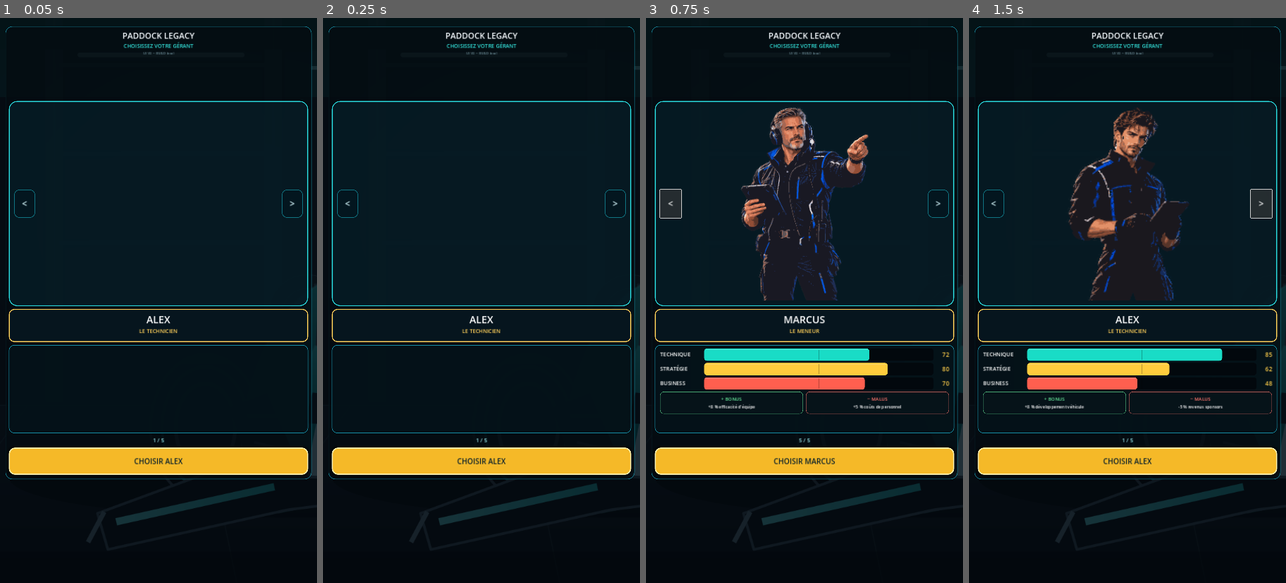
Above: before the commit, frames 1-4 (left to right).
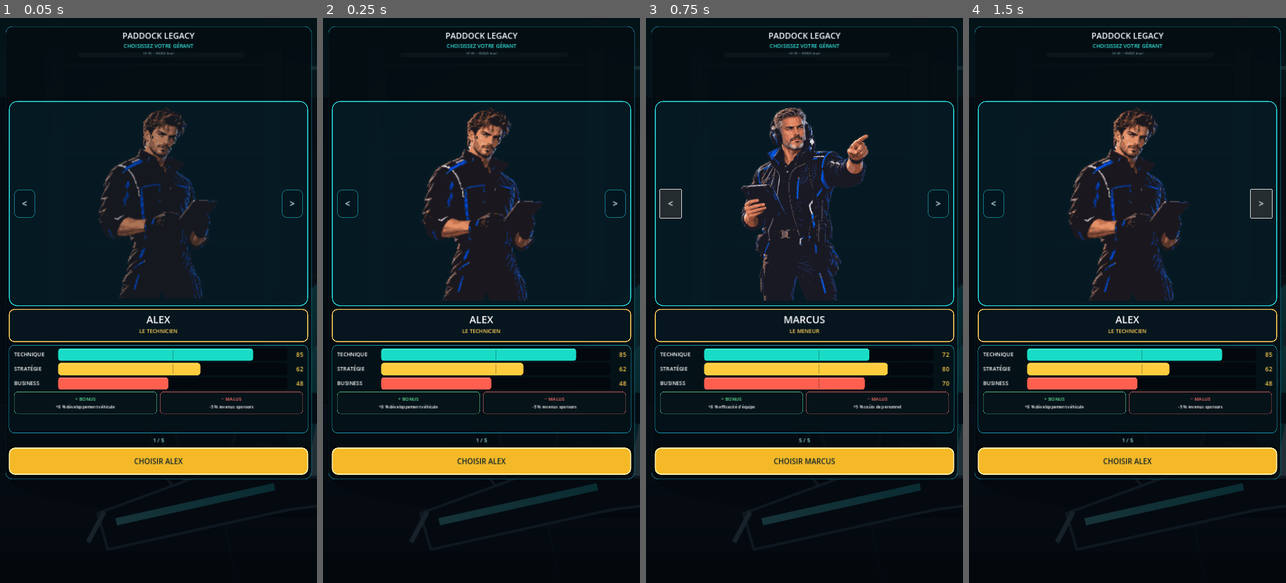
Above: after the commit, the same moments.

Repository: guiluteguilute-bit/paddock-legacy
Game: Godot game, scene res://game/ui/main.tscn
The game is run twice, just before and just after one commit, with the same random seed, the same clock (stepped at 60 frames per second) and the same inputs.
Inputs:
- Up to frame 1 (0.05 s): no input
- Up to frame 2 (0.25 s): no input
- Up to frame 3 (0.75 s): click "<" at 0.5 s
- Up to frame 4 (1.5 s): click ">" at 1.25 s

The runs differ from the first frame. In frame 1, 5.8% of the frame differs, in the area x 4-96%, y 15-71%; in frame 2, 6.0%; in frame 3, nothing differs; in frame 4, nothing differs.
Error before the commit: Cannot call method 'get_children' on a null value. (res://game/ui/screens/manager_selection.gd:57)
Error after the commit: Invalid assignment of property or key 'icon_max_width' with value of type 'int' on a base object of type 'Button'. (res://game/ui/screens/manager_selection.gd:…

Commit message:
fix: make ManagerSelection setup safe before ready

Diff:
--- a/game/ui/screens/manager_selection.gd
+++ b/game/ui/screens/manager_selection.gd
@@ -15,6 +15,8 @@
 var _presentation: TextureRect
 var _reveal_tween: Tween
 var _swipe_start_x: float = -1.0
+var _pending_build_label: String = ""
+var _setup_requested: bool = false
 
 @onready var selector: HBoxContainer = $SafeArea/MainVBox/ManagerSelector
 @onready var stage: PanelContainer = $SafeArea/MainVBox/CharacterStage
@@ -33,12 +35,25 @@
 	$SafeArea/MainVBox/CharacterStage/StageContent/Previous.pressed.connect(cycle_manager.bind(-1))
 	$SafeArea/MainVBox/CharacterStage/StageContent/Next.pressed.connect(cycle_manager.bind(1))
 	confirm_button.pressed.connect(_confirm)
+	if _setup_requested:
+		_apply_setup()
 
 func setup(manager_data: Dictionary, initial_id: String, build_label: String = "", is_preview: bool = false) -> void:
 	managers = manager_data
 	preview_mode = is_preview
 	selected_id = initial_id if MANAGER_ORDER.has(initial_id) and managers.has(initial_id) else "alex"
-	$SafeArea/MainVBox/Header/Revision.text = "UI %s  •  BUILD %s" % [MANAGER_UI_REVISION, build_label]
+	_pending_build_label = build_label
+	_setup_requested = true
+	if is_node_ready():
+		_apply_setup()
+
+func _apply_setup() -> void:
+	if not is_node_ready():
+		return
+	_setup_requested = false
+	var revision: Label = get_node_or_null("SafeArea/MainVBox/Header/Revision") as Label
+	if revision != null:
+		revision.text = "UI %s  •  BUILD %s" % [MANAGER_UI_REVISION, _pending_build_label]
 	_build_selector()
 	_refresh()
 
@@ -46,7 +61,8 @@
 	if not MANAGER_ORDER.has(manager_id) or not managers.has(manager_id):
 		return
 	selected_id = manager_id
-	_refresh()
+	if is_node_ready():
+		_refresh()
 	manager_changed.emit(selected_id)
 
 func cycle_manager(delta: int) -> void:
@@ -54,6 +70,8 @@
 	select_manager(MANAGER_ORDER[(index + delta + MANAGER_ORDER.size()) % MANAGER_ORDER.size()])
 
 func _build_selector() -> void:
+	if selector == null:
+		return
 	for child: Node in selector.get_children():
 		child.queue_free()
 	_avatar_buttons.clear()
@@ -73,7 +91,7 @@
 		_avatar_buttons[manager_id] = button
 
 func _refresh() -> void:
-	if managers.is_empty() or not managers.has(selected_id):
+	if not is_node_ready() or managers.is_empty() or not managers.has(selected_id):
 		return
 	var manager: Dictionary = managers[selected_id]
 	_refresh_avatars()
@@ -95,6 +113,8 @@
 		button.position.y = -5.0 if selected else 3.0
 
 func _refresh_stage(manager: Dictionary) -> void:
+	if stage_content == null:
+		return
 	if _reveal_tween != null and _reveal_tween.is_valid():
 		_reveal_tween.kill()
 	if _presentation != null and is_instance_valid(_presentation):
@@ -119,6 +139,8 @@
 	_reveal_tween.parallel().tween_property(_presentation, "scale", Vector2.ONE, 0.24).from(Vector2(0.96, 0.96))
 
 func _refresh_stats(manager: Dictionary) -> void:
+	if stats_box == null:
+		return
 	for child: Node in stats_box.get_children():
 		child.queue_free()
 	var attributes: Dictionary = manager.get("attributes", {})
